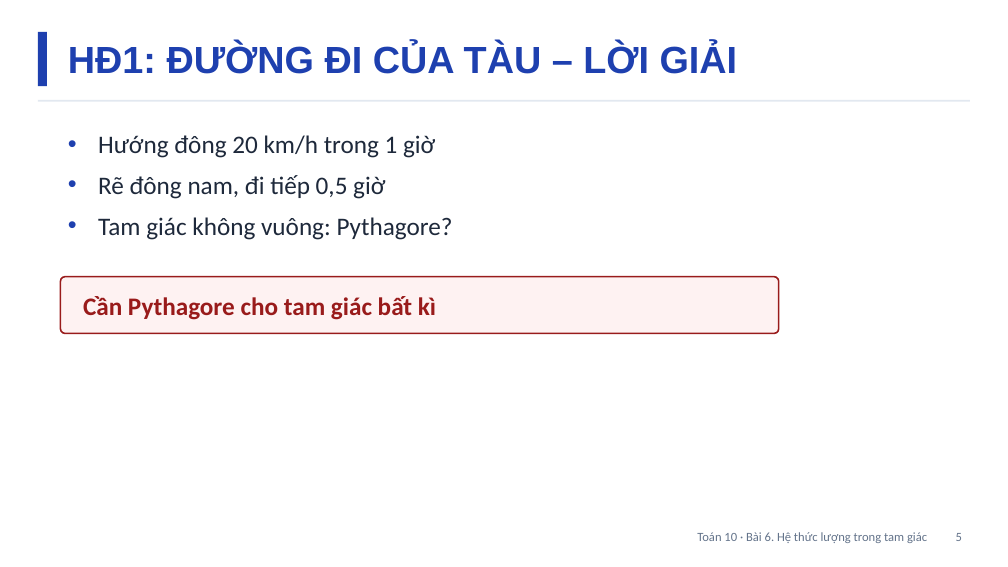
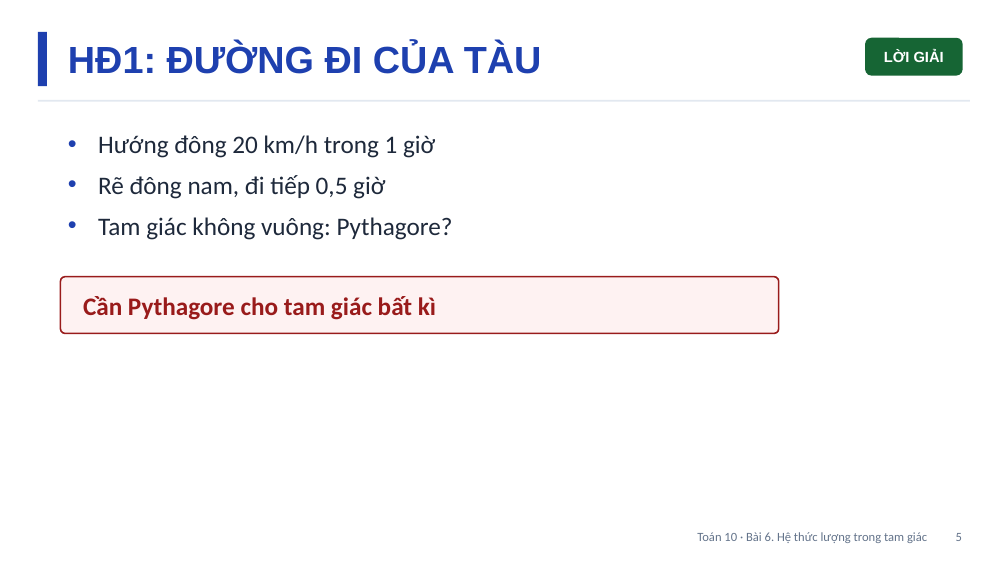
Before and after one commit to Trangtu66/Taode_thi_online, a slide deck: slide 5 of slide/Slide_TOAN10_Bai6_T18-21.pptx. Drawn at 1008x567 pixels with LibreOffice and Linux fonts; fonts in the diff are those of the drawing. Boxes give left, top, right and bottom in pixels: in the first picture for what was removed or moved away, otherwise in the second. Text is boxed around its words. In the diff, an @@ line names an element or a change of style, - is before the commit and + after.

```diff
--- a/slide/Slide_TOAN10_Bai6_T18-21.pptx
+++ b/slide/Slide_TOAN10_Bai6_T18-21.pptx
@@ text at (68, 44, 542, 74): text changed @@
-HĐ1: ĐƯỜNG ĐI CỦA TÀU – LỜI GIẢI
+HĐ1: ĐƯỜNG ĐI CỦA TÀU
@@ rounded rectangle added at (865, 38, 963, 76), fill #166534, 14 pt, text #FFFFFF, bold @@
+LỜI GIẢI
```
Also in this commit, not shown: 19 other slides changed, 17 other files.
